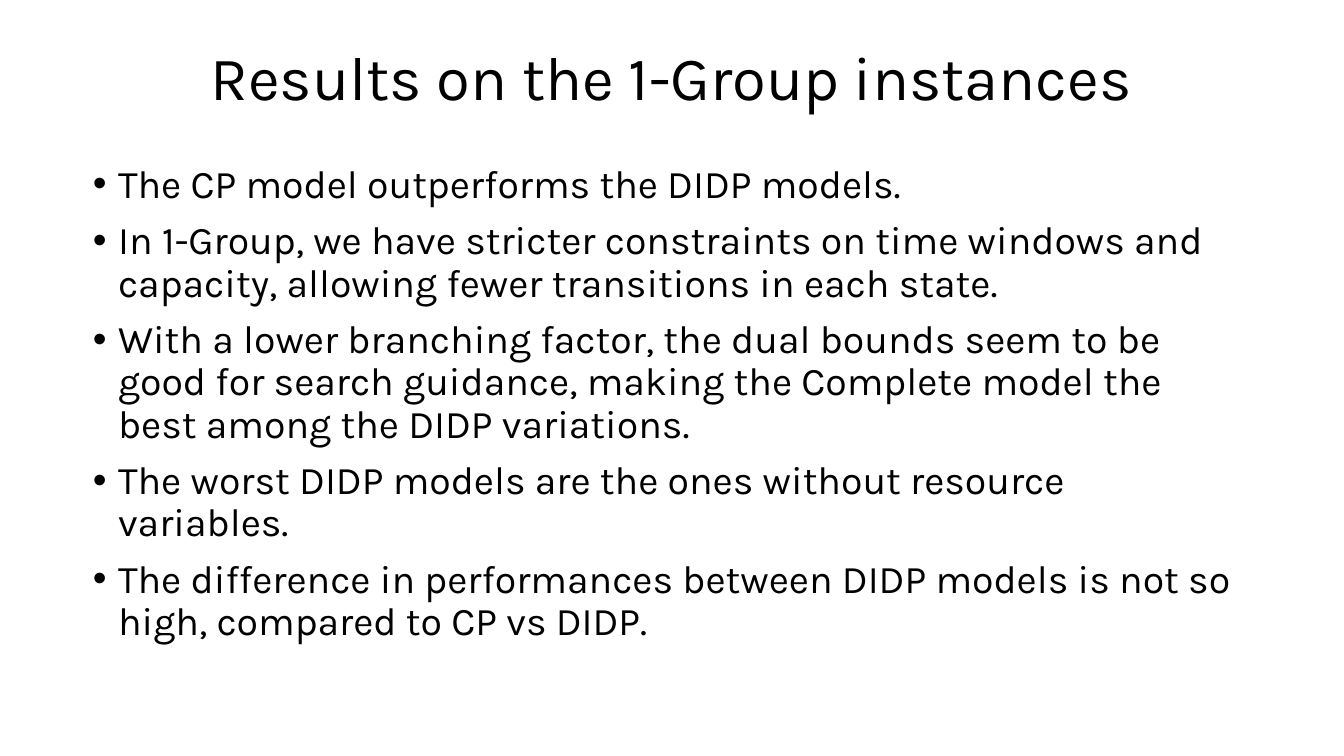
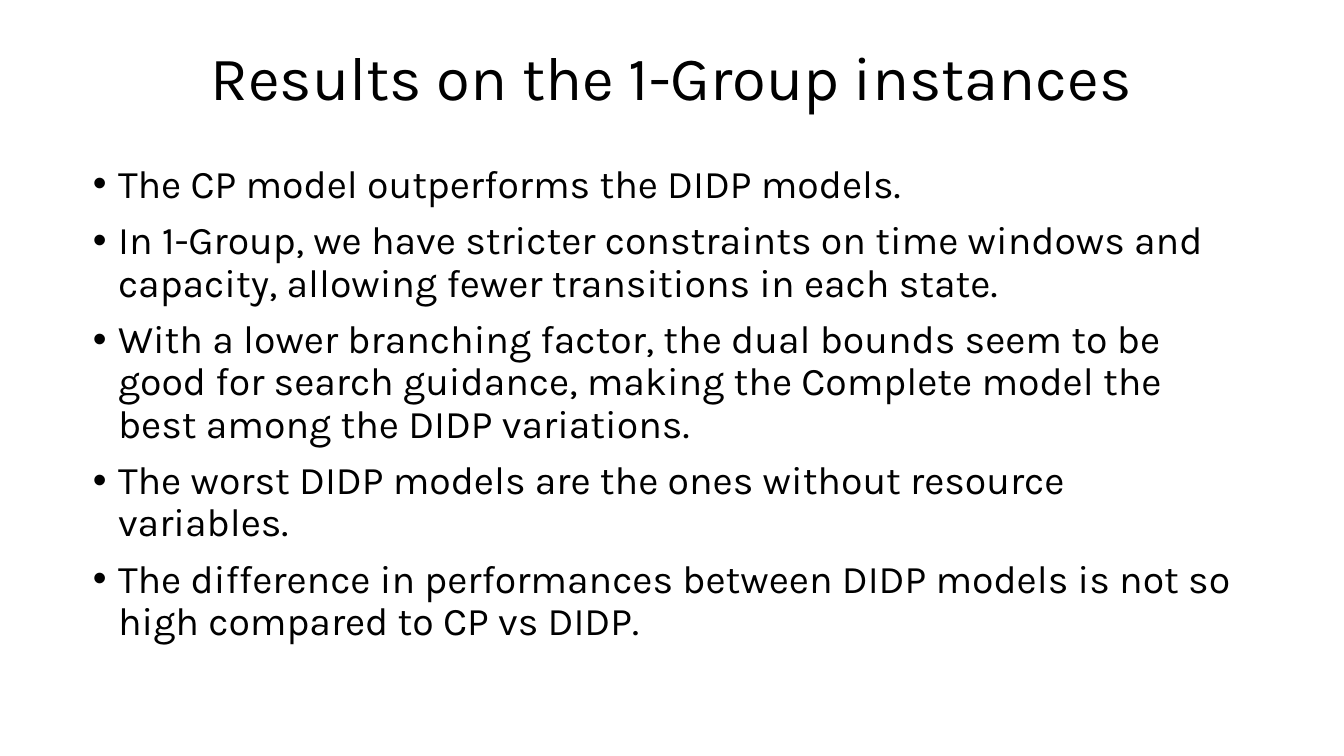
Before and after one commit to FabioGiordana/DIDP-On-Routing-Problems, a slide deck: slide 8 of cvrptw/CVRP-TW.pptx. Drawn at 1344x756 pixels with LibreOffice and Linux fonts; fonts in the diff are those of the drawing. Boxes give left, top, right and bottom in pixels: in the first picture for what was removed or moved away, otherwise in the second. Text is boxed around its words. In the diff, an @@ line names an element or a change of style, - is before the commit and + after.

```diff
--- a/cvrptw/CVRP-TW.pptx
+++ b/cvrptw/CVRP-TW.pptx
@@ text at [118, 566, 1230, 645]: text changed @@
-• The difference in performances between DIDP models is not so high, compared to CP vs DIDP.
+• The difference in performances between DIDP models is not so high compared to CP vs DIDP.
```
Also in this commit, not shown: 6 other slides changed, 1 other file.
